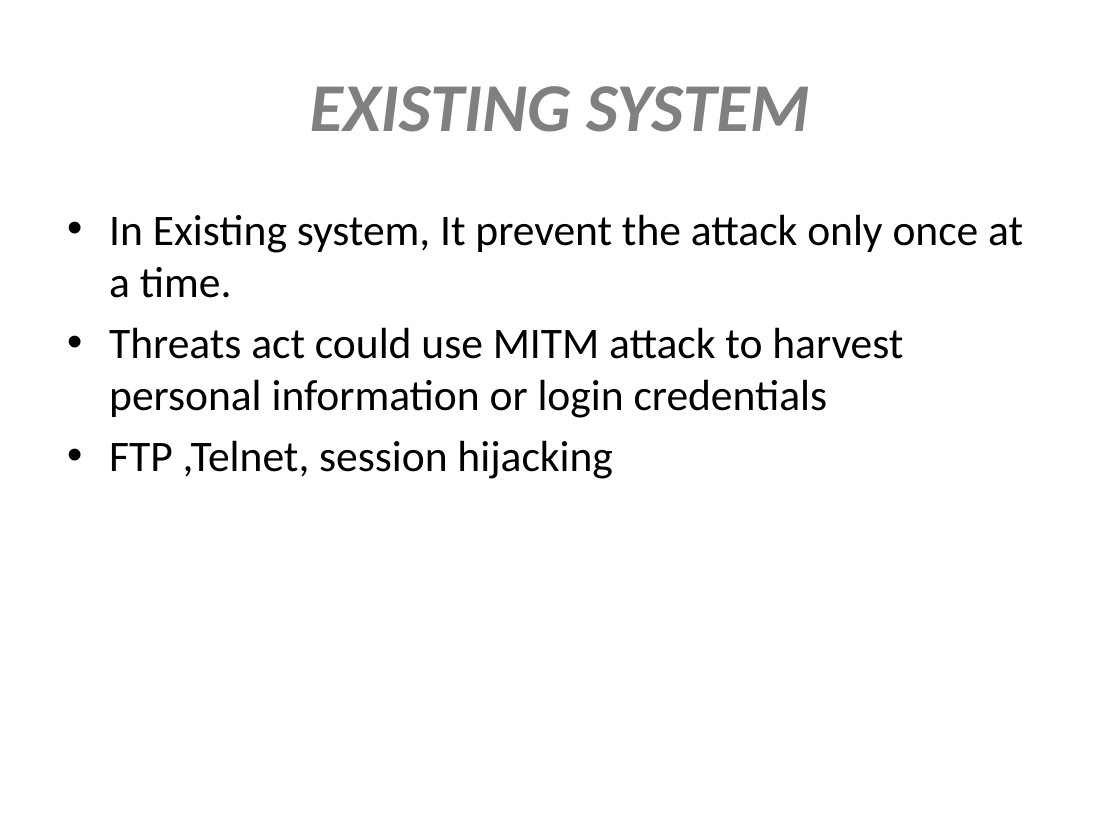
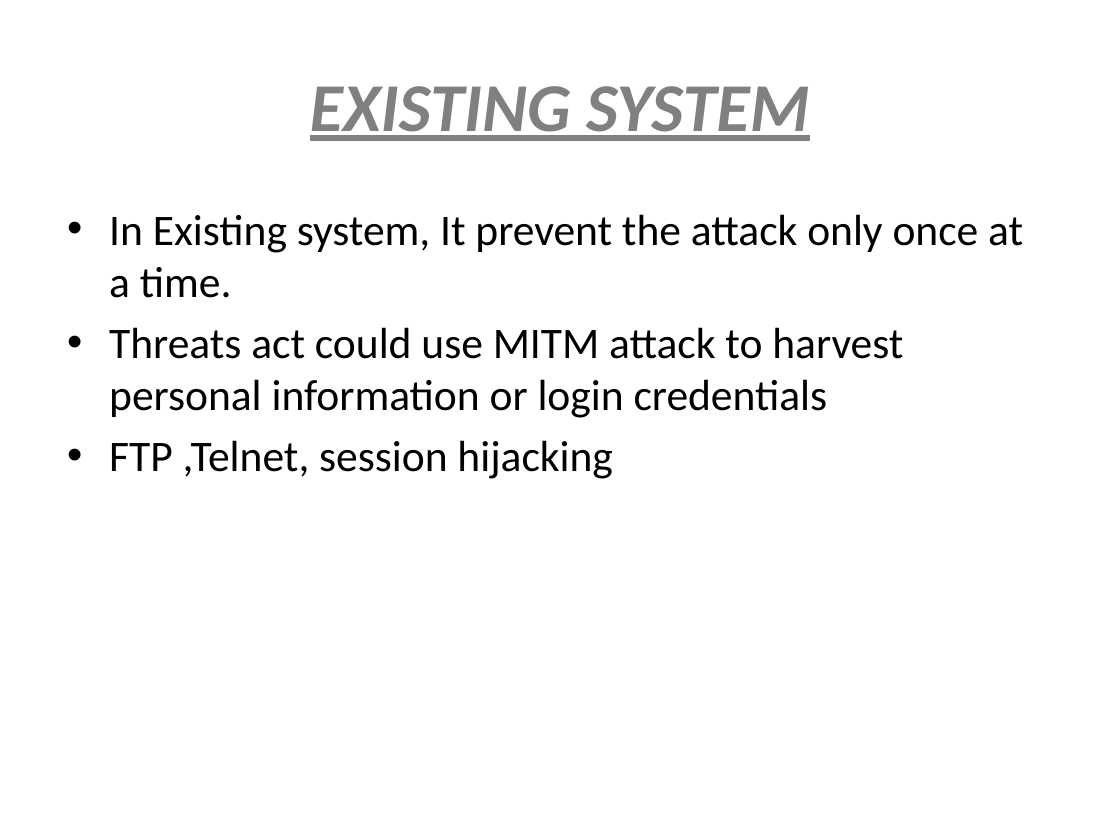
Before and after one commit to Musthafa2001/project-ppt, a slide deck: slide 4 of Dhatshana-batch.pptx. Drawn at 1120x840 pixels with LibreOffice and Linux fonts; fonts in the diff are those of the drawing. Boxes give left, top, right and bottom in pixels: in the first picture for what was removed or moved away, otherwise in the second. Text is boxed around its words. In the diff, an @@ line names an element or a change of style, - is before the commit and + after.

```diff
--- a/Dhatshana-batch.pptx
+++ b/Dhatshana-batch.pptx
@@ title "EXISTING SYSTEM" at [310, 86, 810, 141]: underline on @@
```
Also in this commit, not shown: 5 other slides changed, 1 slide removed.
